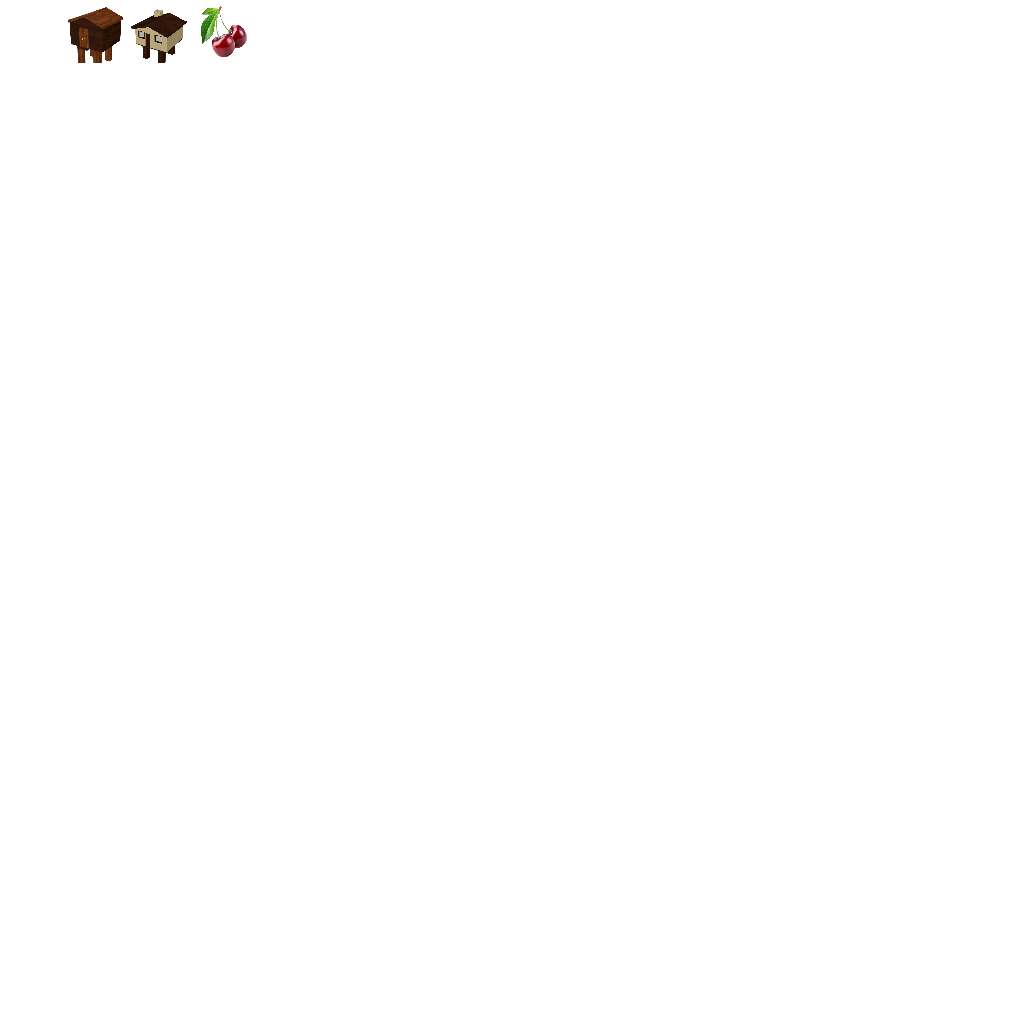
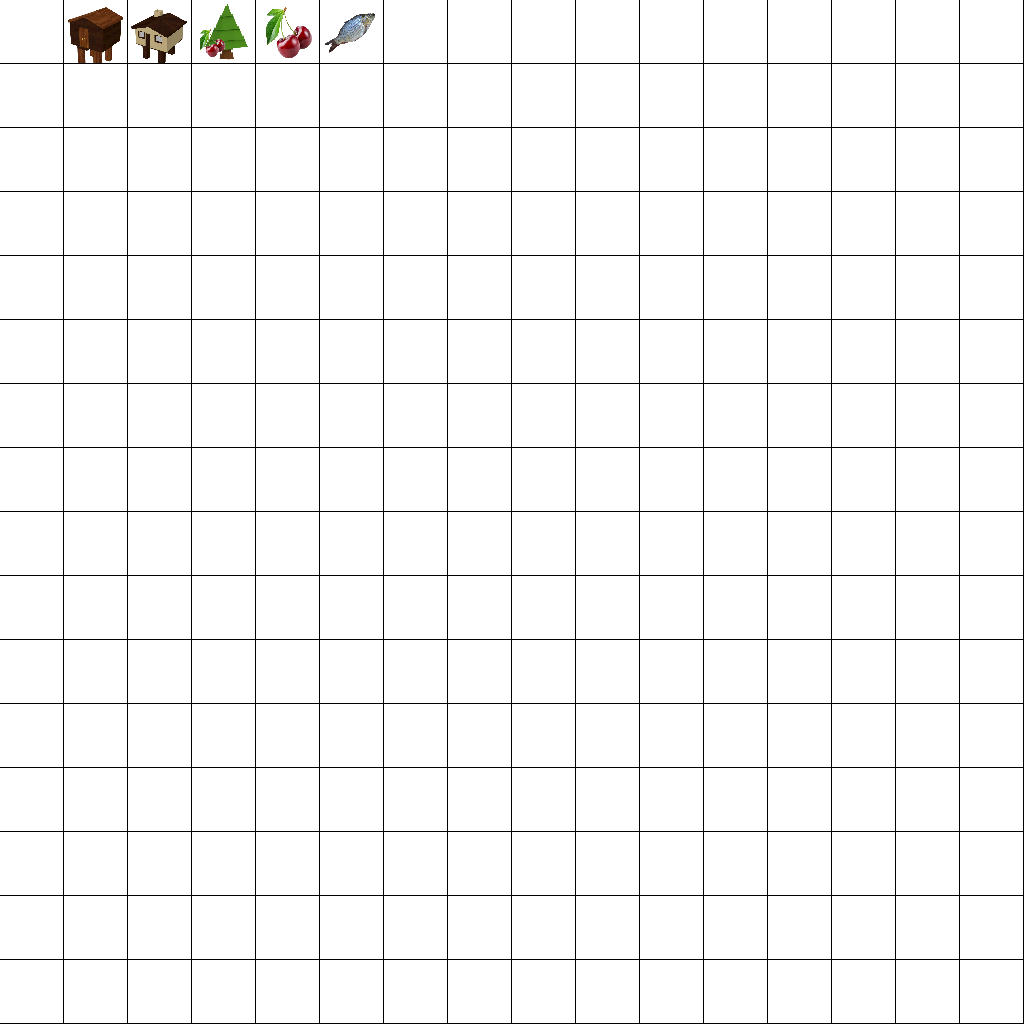
Before/after of a 1024 × 1024 layered artwork. What changed in the layer stack:
added layer "Pasted Layer #3" above "Pasted Layer" over [325, 13, 375, 53]
showed "Pasted Layer" over [0, 0, 1024, 1024]
added layer "Pasted Layer #2" above "Pasted Layer #1" over [265, 7, 312, 58]
painted on "Pasted Layer #1" over [199, 6, 247, 57]
added layer "Pasted Layer #4" above "Screenshot from 2017-05-09 10-26-46.png" over [205, 4, 248, 60]
